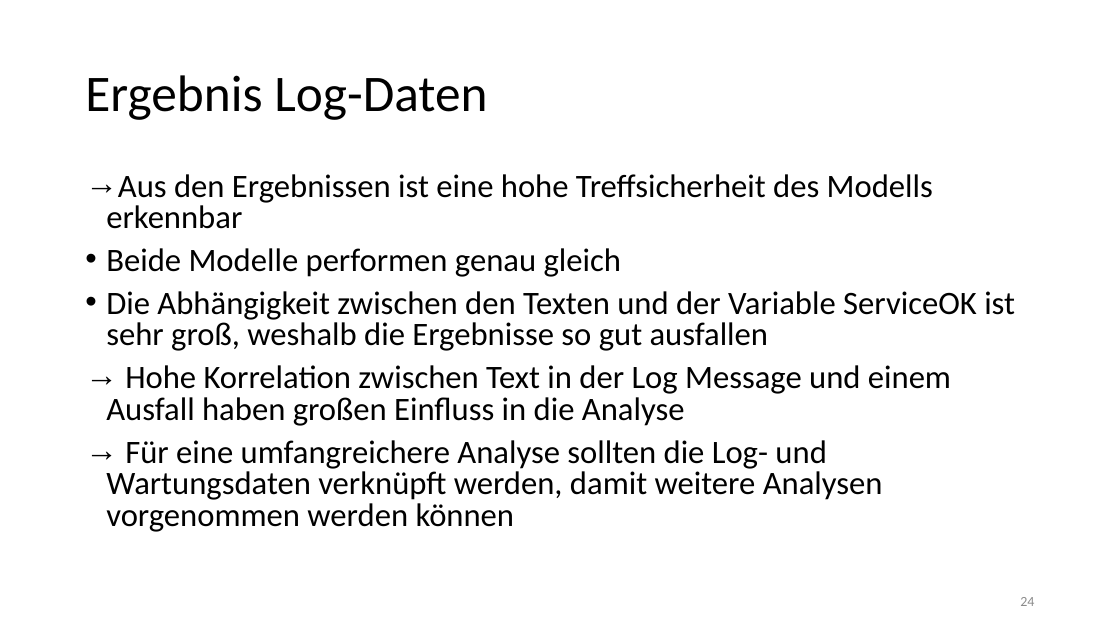
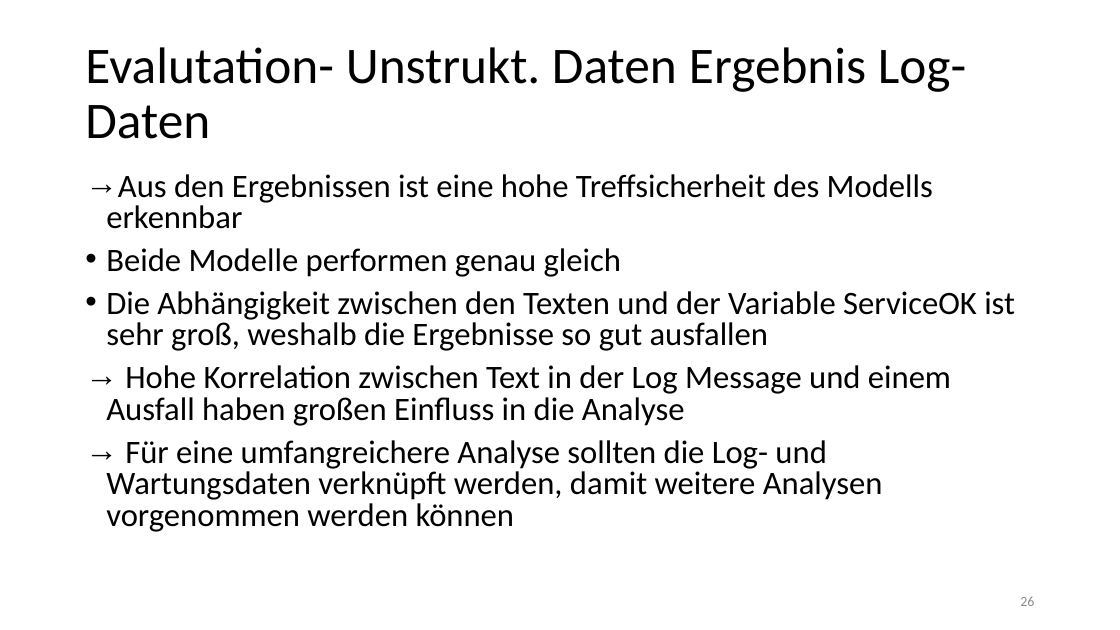
Before and after one commit to Flitschi7/big-data-management, a slide deck: slide 26 of Organisational/Dokumentation HHZ Rocket Project.pptx (slide 24 before the commit). Drawn at 1120x630 pixels with LibreOffice and Linux fonts; fonts in the diff are those of the drawing. Boxes give left, top, right and bottom in pixels: in the first picture for what was removed or moved away, otherwise in the second. Text is boxed around its words. In the diff, an @@ line names an element or a change of style, - is before the commit and + after.

```diff
--- a/Organisational/Dokumentation HHZ Rocket Project.pptx
+++ b/Organisational/Dokumentation HHZ Rocket Project.pptx
@@ title at (x1=85, y1=47, x2=966, y2=139): text changed @@
-Ergebnis Log-Daten
+Evalutation- Unstrukt. Daten Ergebnis Log-Daten
@@ page number at (x1=1020, y1=597, x2=1034, y2=606): text changed @@
-24
+26
```
Also in this commit, not shown: 7 other slides changed, 2 slides added, 3 other files.
